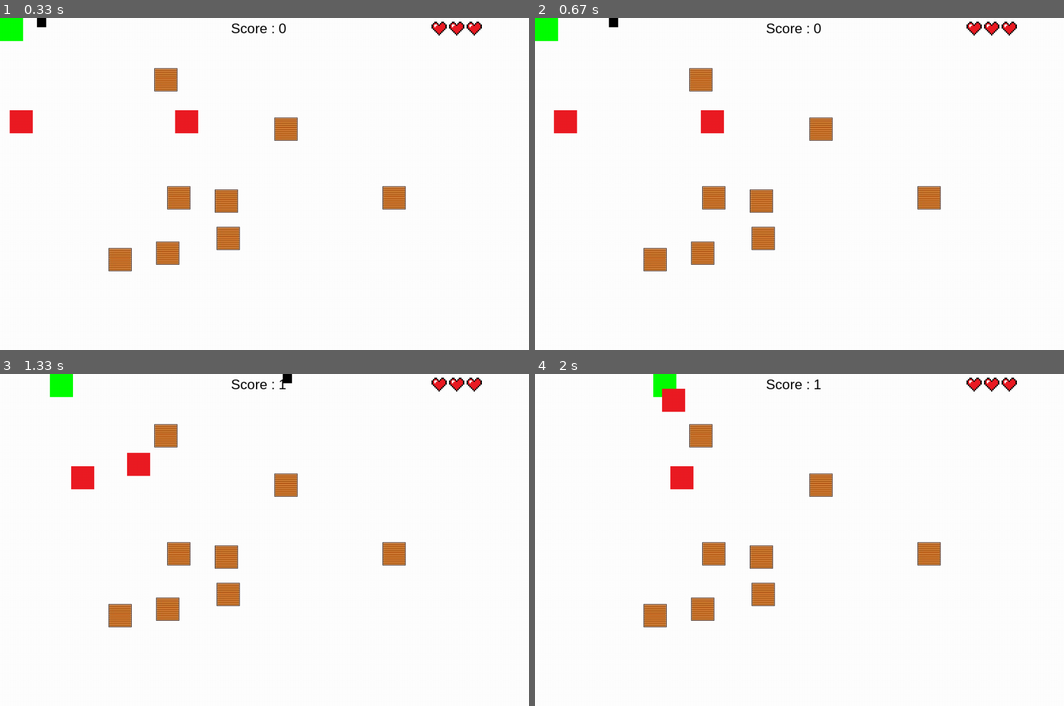
Above: before the commit, frames 1-4 (two rows, left to right).
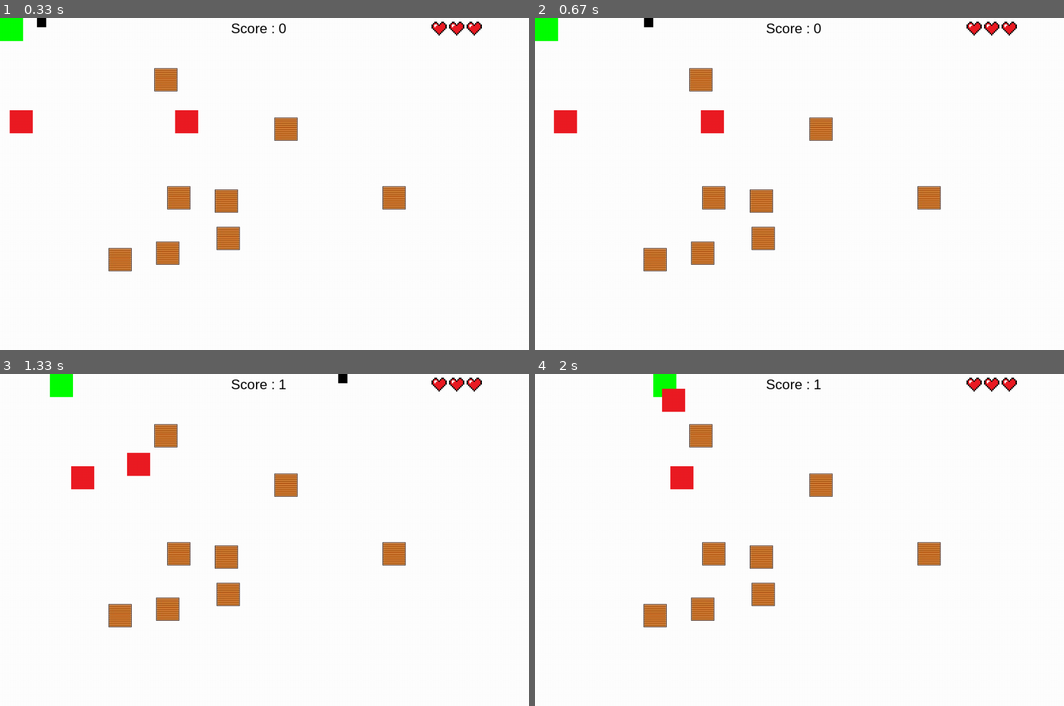
Above: after the commit, the same moments.

Repository: matthieurobert/Projet-ISN
Game: pygame game, started from test_bot.py
Same seed, same stepped clock (60 frames per second), same inputs: the game is played once before the commit and once after it.
Inputs:
- Up to frame 1 (0.33 s): no input
- Up to frame 2 (0.67 s): hold Right from 0.33 s (still down)
- Up to frame 3 (1.33 s): release Right at 0.8 s; hold Right 0.83-1.3 s; hold D 0.83-1.3 s
- Up to frame 4 (2 s): hold Right 1.33-1.97 s; hold D 1.33-1.97 s

Frame 1 is identical in both runs. In frame 2, 0.1% of the frame differs, in the area x 13-23%, y 0-3%; in frame 3, 0.1%, in the area x 53-66%, y 0-3%; in frame 4, nothing differs.

Commit message:
Update test_bot.py

Diff:
--- a/test_bot.py
+++ b/test_bot.py
@@ -217,7 +217,7 @@
         fenetre.blit( pab.image, pab.rect)
         fenetre.blit(perso,position_perso)
         fenetre.blit(aff_crono,(500,5))
-        fenetre.blit( follower.image, follower.rect)
+        fenetre.blit( follower.image, (follower.rect))
         if balle.alive :
             fenetre.blit( balle.image, balle.rect)
 
@@ -239,7 +239,8 @@
                 pygame.quit()
 
             if  event.type == KEYDOWN :
-
+                if event.key == K_RIGHT:
+                    balle.droite()
 
                 if event.key == K_a:
                     position_perso=gauche(position_perso,speed,rekt_boîte,repouser,fenetre,ips,clock,perso,murs_colision)
